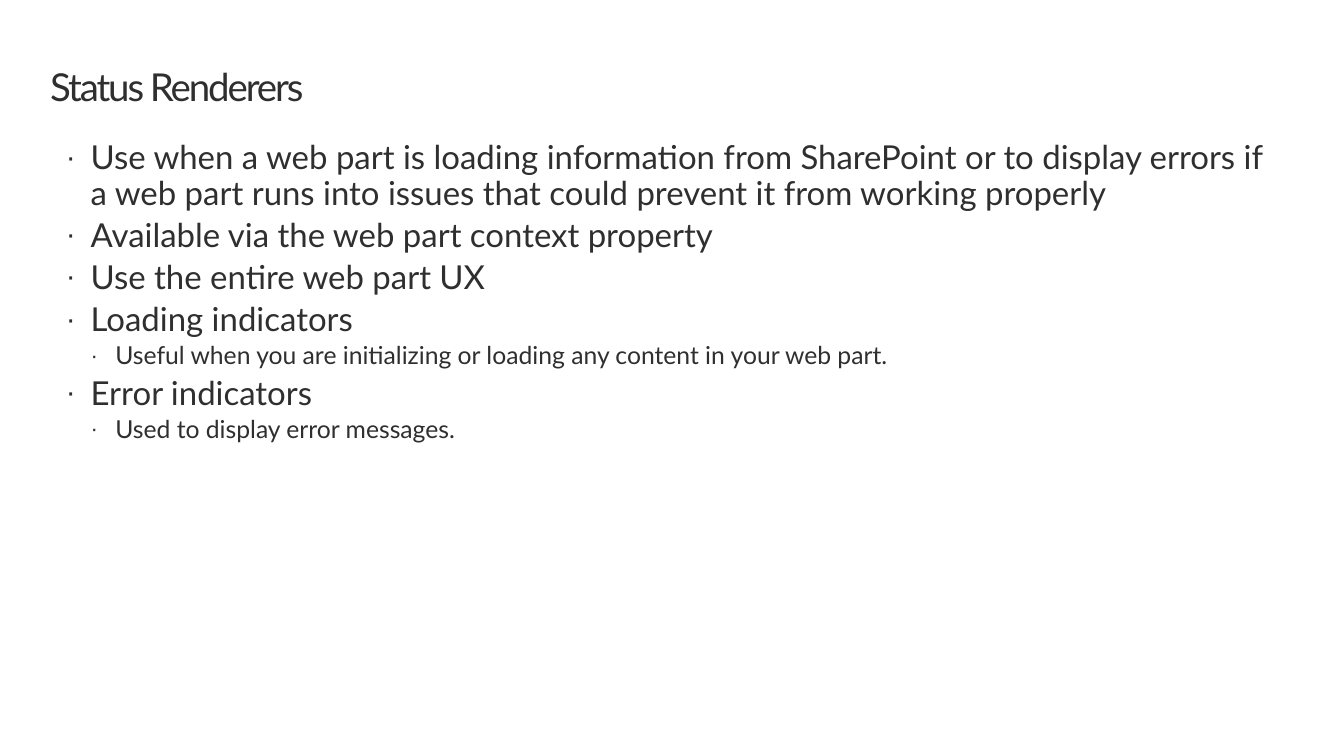
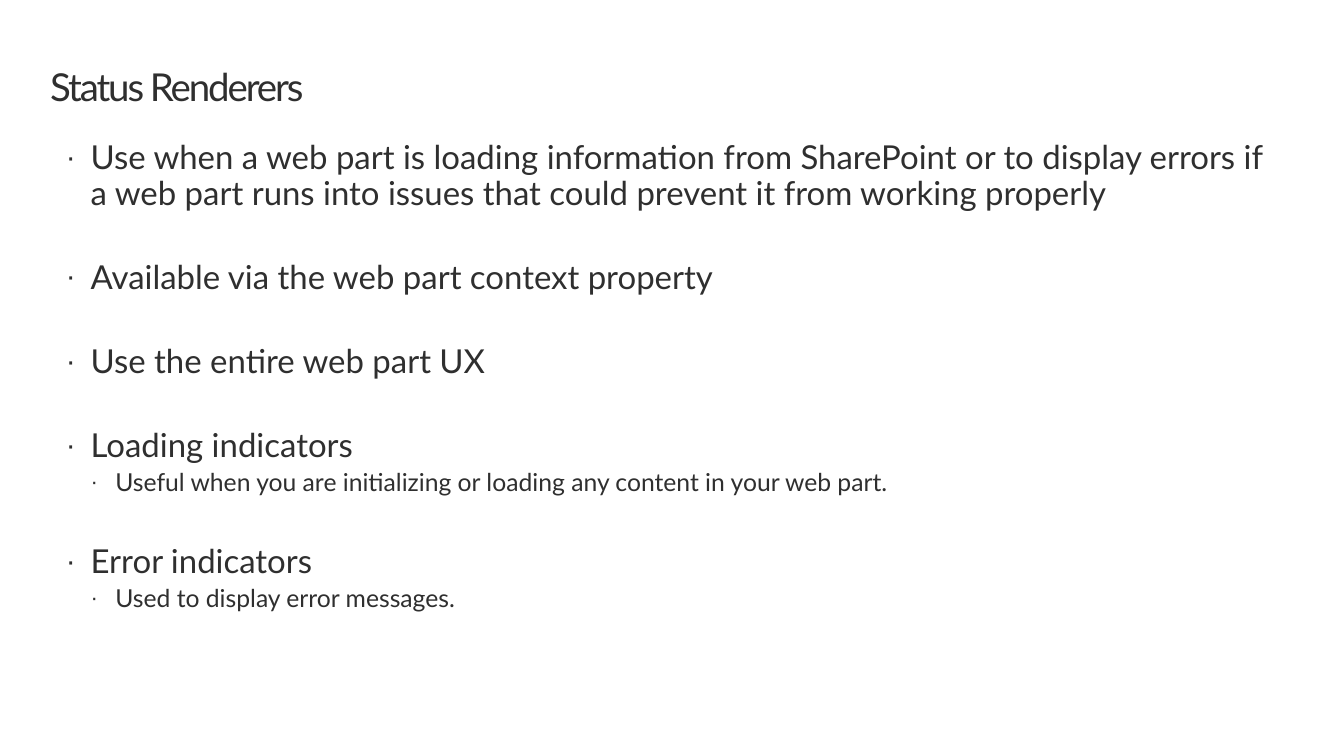
Before and after one commit to SharePoint/sp-dev-training-spfx-web-parts, a slide deck: slide 4 of 03-spfxapi.pptx. Drawn at 1344x756 pixels with LibreOffice and Linux fonts; fonts in the diff are those of the drawing; background and template pictures are left out. Boxes give left, top, right and bottom in pixels: in the first picture for what was removed or moved away, otherwise in the second. Text is boxed around its words. In the diff, an @@ line names an element or a change of style, - is before the commit and + after.

Commit message:
FY2020Q3 content refresh & port module to MS Learn

```diff
--- a/03-spfxapi.pptx
+++ b/03-spfxapi.pptx
@@ text "Use when a web part ..." rewrapped from box(91, 144, 1263, 443) to box(91, 144, 1263, 612) @@
```
Also in this commit, not shown: 5 other slides changed, 39 other files.
